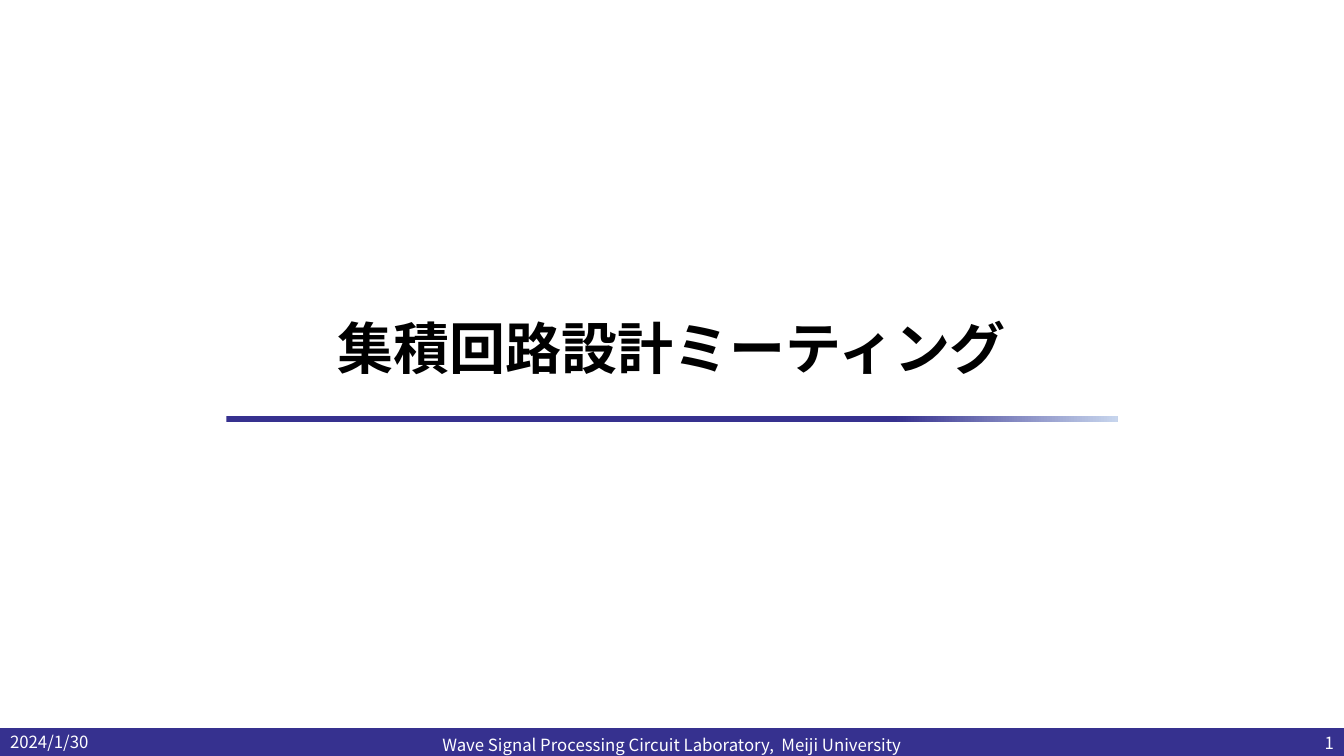
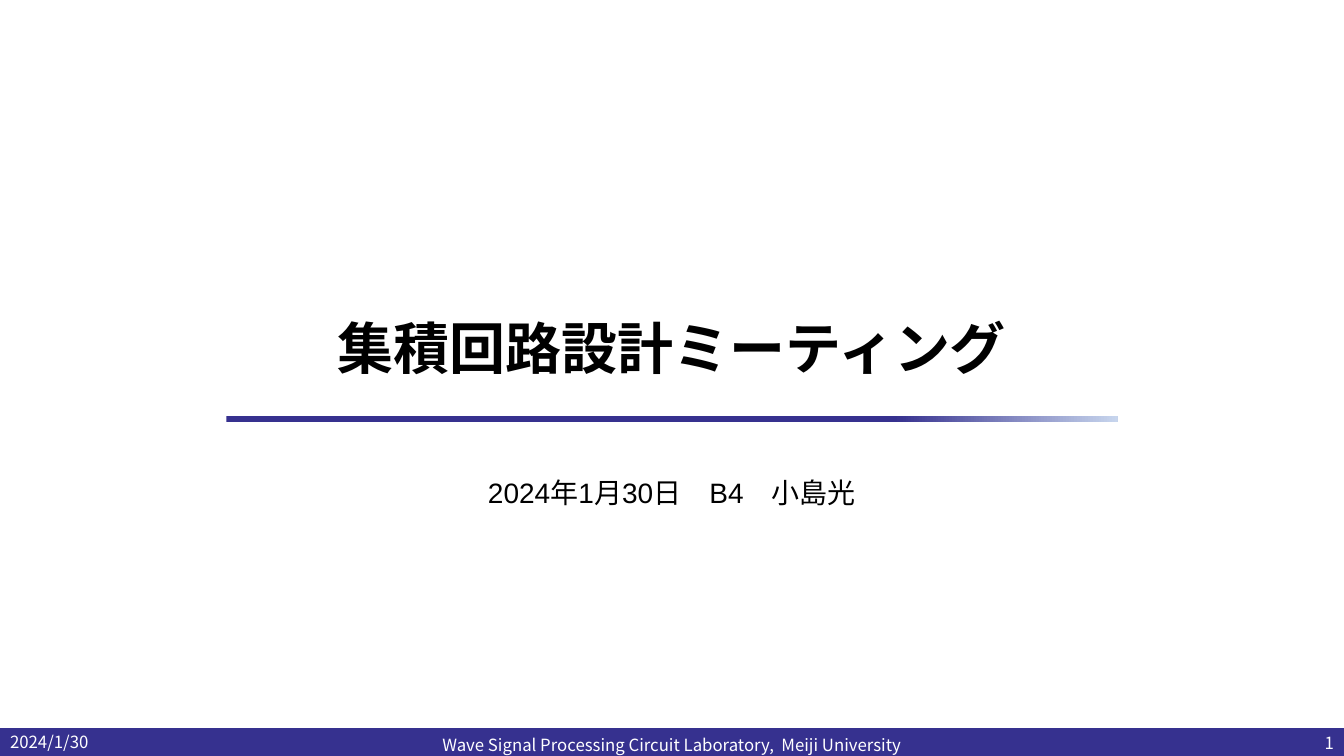
Before and after one commit to kjm-desktop10400/reserch, a slide deck: slide 1 of folded_gilbert/試作/20240130/集積回路設計ミーティング.pptx. Drawn at 1344x756 pixels with LibreOffice and Linux fonts; fonts in the diff are those of the drawing; background and template pictures are left out. Boxes give left, top, right and bottom in pixels: in the first picture for what was removed or moved away, otherwise in the second. Text is boxed around its words. In the diff, an @@ line names an element or a change of style, - is before the commit and + after.

```diff
--- a/folded_gilbert/試作/20240130/集積回路設計ミーティング.pptx
+++ b/folded_gilbert/試作/20240130/集積回路設計ミーティング.pptx
@@ subtitle added at box(488, 479, 856, 506), 20 pt, text #000000 @@
+2024年1月30日 B4 小島光
```
Also in this commit, not shown: 4 slides added, 4 other files.
